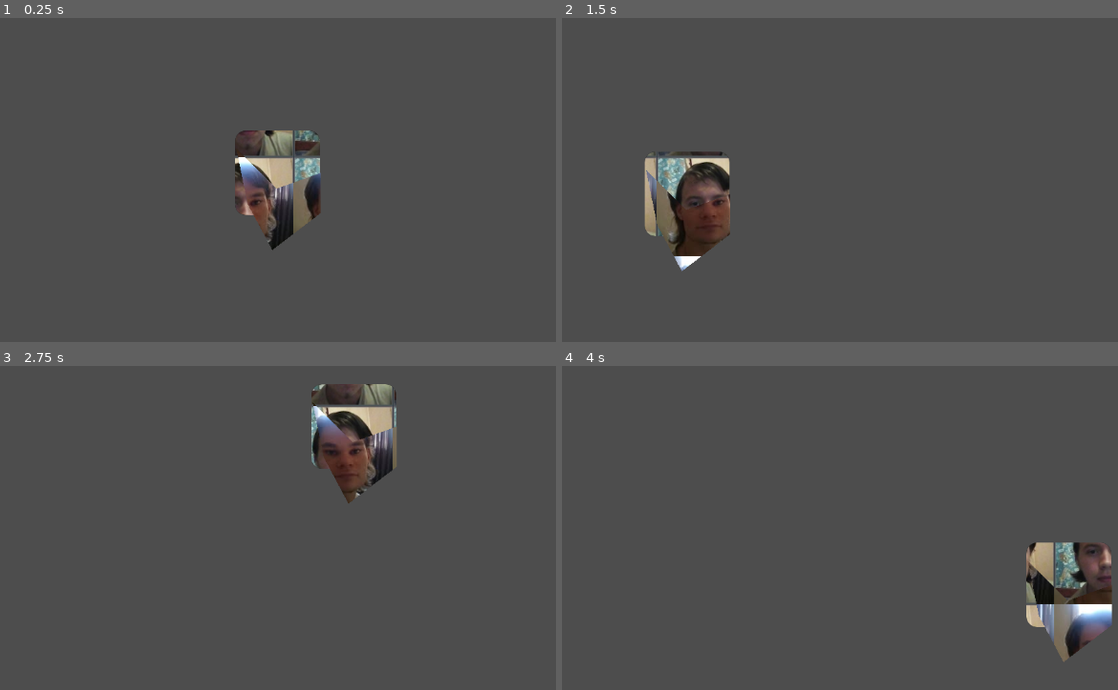
Above: before the commit, frames 1-4 (two rows, left to right).
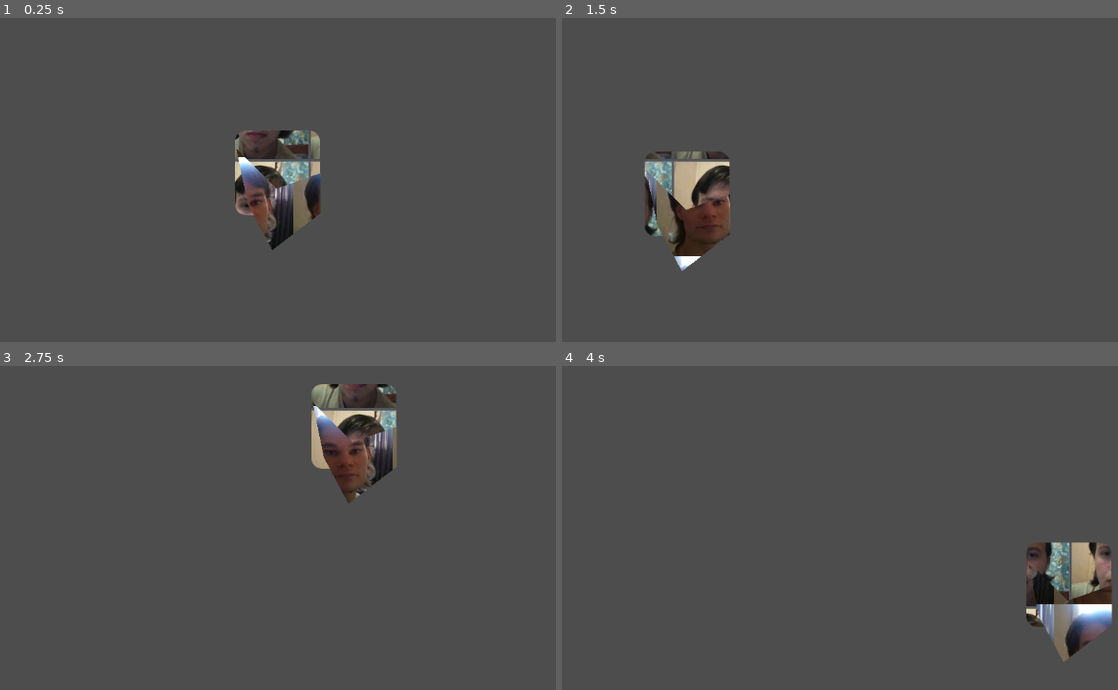
Above: after the commit, the same moments.

Repository: Cuckhands/pong-shaders
Game: Godot game, scene res://scenes/unmoving_plaid.tscn
Same seed, same stepped clock (60 frames per second), same inputs: the game is played once before the commit and once after it. The project has no main scene, so this scene is started directly. The engine's default icon, where the game draws it, is replaced by a stand-in: a white triangle on a blue panel in a dark square.
Inputs (mouse positions are in pixels of both pictures, inside the frame that each line leads up to):
- Up to frame 1 (0.25 s): no input
- Up to frame 2 (1.5 s): tap Enter at 0.5 s; move the mouse to (1006, 150) at 0.52 s; tap Space at 1.25 s; move the mouse to (684, 192) at 1.27 s
- Up to frame 3 (2.75 s): tap Enter at 2 s; move the mouse to (355, 427) at 2.02 s
- Up to frame 4 (4 s): tap Space at 2.75 s; move the mouse to (801, 605) at 2.77 s; tap Enter at 3.5 s; move the mouse to (1067, 586) at 3.52 s

The runs differ from the first frame. In frame 1, 1.9% of the frame differs, in the area x 42-58%, y 34-61%; in frame 2, 1.9%; in frame 3, 1.9%; in frame 4, 2.1%, in the area x 83-99%, y 54-81%.

Commit message:
Add offset parameter; Enhance doc comments; Fix small color artifact

Diff:
--- a/scenes/unmoving_plaid.tscn
+++ b/scenes/unmoving_plaid.tscn
@@ -9,16 +9,16 @@
 [sub_resource type="ShaderMaterial" id="ShaderMaterial_qfer5"]
 shader = ExtResource("2_snrh7")
 shader_parameter/background_texture = ExtResource("3_46c38")
-shader_parameter/texture_size = Vector2(150, 150)
+shader_parameter/texture_size = Vector2(-150, 150)
 shader_parameter/tile_scale = 1.0
-shader_parameter/offset = Vector2(0, 0)
+shader_parameter/offset = Vector2(25, 5)
 
 [sub_resource type="ShaderMaterial" id="ShaderMaterial_y17ke"]
 shader = ExtResource("2_snrh7")
 shader_parameter/background_texture = ExtResource("5_snrh7")
 shader_parameter/texture_size = Vector2(0, 0)
 shader_parameter/tile_scale = 1.0
-shader_parameter/offset = Vector2(25, 25)
+shader_parameter/offset = Vector2(0, 0)
 
 [node name="UnmovingPlaid" type="Node2D" unique_id=1604620994]
 
--- a/shaders/unmoving_plaid.gdshader
+++ b/shaders/unmoving_plaid.gdshader
@@ -1,15 +1,15 @@
 shader_type canvas_item;
 
 /**
- * This texture will be used for the background of the [b]Sprite2D[/b] or [b]Polygon2D[/b].
- * It should appear broken in the editor until you assign a [b]Texture Size[/b].
+ * This texture sets the background of the [b]Sprite2D[/b] or [b]Polygon2D[/b].
+ * It will appear broken in the editor until you assign a [b]Texture Size[/b].
  */
-uniform sampler2D background_texture;
+uniform sampler2D background_texture: source_color;
 /**
- * This vec2 will be used to size the assigned [b]Background Texture[/b].
+ * This vec2 sets the draw size of the assigned [b]Background Texture[/b].
  * Manual assignment of size is recommended, but it [i]is[/i] possible to do so at initialization.
  * The GDScript may look something like this:
- *[code]# Assign the shader texture its size if not already defined
+ * [code]# Assign the shader texture its size if not already defined
 if material is ShaderMaterial:
 	material = material.duplicate()
 	var bg_tex = material.get_shader_parameter("background_texture")
@@ -21,22 +21,26 @@
  */
 uniform vec2 texture_size;
 /**
- * This float will be used to scale the assigned [b]Background Texture[/b]'s tile size.
+ * This float scales the assigned [b]Texture Size[/b]'s tile size.
  * Increasing this value makes the texture larger while decreasing shrinks it.
  */
 uniform float tile_scale = 1.0;
+/**
+ * This vec2 shifts the assigned texture by the given value(s).
+ */
 uniform vec2 offset;
 
 void fragment() {
 	// Get absolute screen pixel coordinate
-	vec2 screen_pixel = SCREEN_UV / SCREEN_PIXEL_SIZE;
+	vec2 screen_pixel = (SCREEN_UV / SCREEN_PIXEL_SIZE) - offset;
 
-	// Tile the background with respect to the screen size
+	// Tile the background
 	vec2 bg_uv = (screen_pixel / texture_size) * tile_scale;
 	bg_uv = fract(bg_uv);
 
-	// Apply the texture and mask out the alpha channel
+	// Apply the background texture and mask out the alpha channel from the
+	// Sprite2D texture or Polygon2D shape that this shader is attached to
 	vec4 bg_color = texture(background_texture, bg_uv);
 	float mask = texture(TEXTURE, UV).a;
-	COLOR = mix(vec4(0.0), bg_color, mask);
+	COLOR = vec4(bg_color.rgb, mask);
 }
